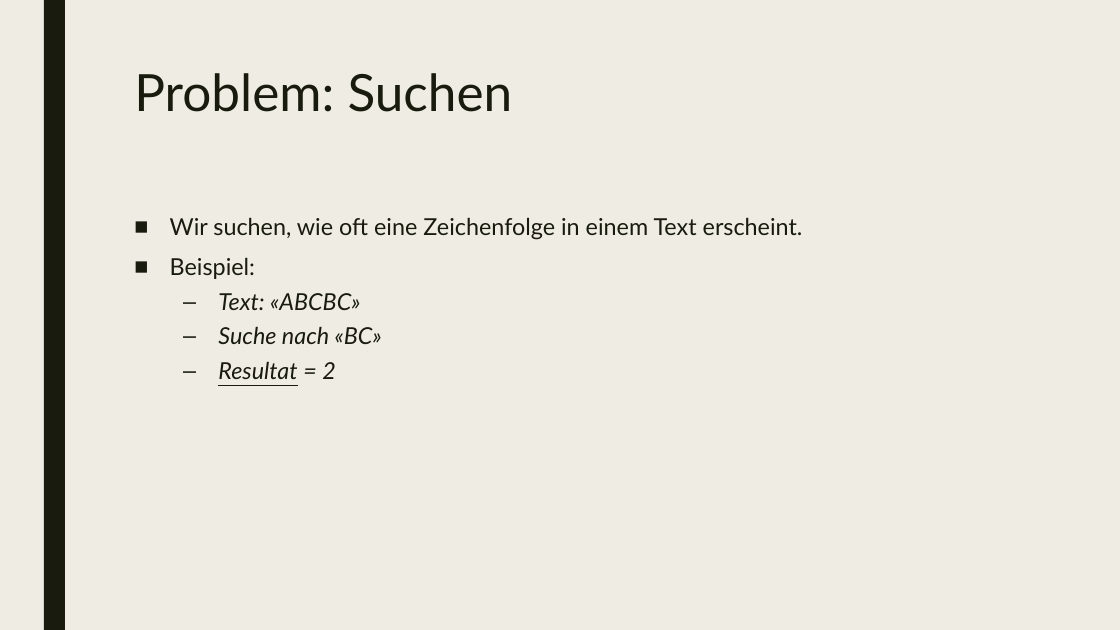
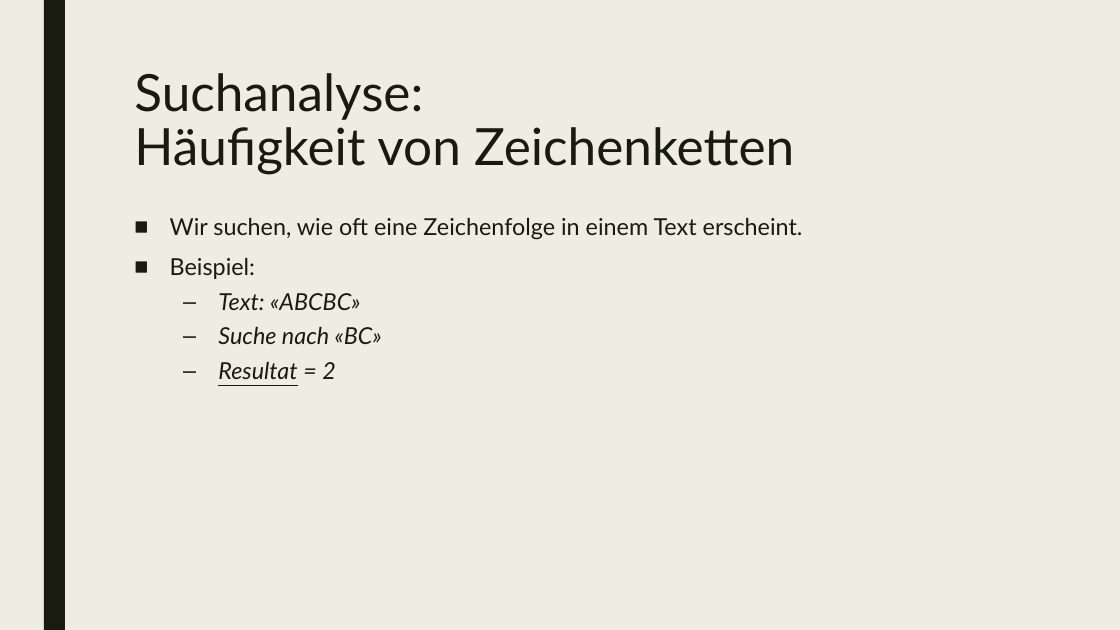
Before and after one commit to TIATIP-24-A-a/TUBI_PEFI_MAUN_Suchen, a slide deck: slide 3 of Suchen_Präsi.pptx (slide 2 before the commit). Drawn at 1120x630 pixels with LibreOffice and Linux fonts; fonts in the diff are those of the drawing. Boxes give left, top, right and bottom in pixels: in the first picture for what was removed or moved away, otherwise in the second. Text is boxed around its words. In the diff, an @@ line names an element or a change of style, - is before the commit and + after.

```diff
--- a/Suchen_Präsi.pptx
+++ b/Suchen_Präsi.pptx
@@ title at (134,73,794,175): text changed @@
-Problem: Suchen
+Suchanalyse:
+Häufigkeit von Zeichenketten
```
Also in this commit, not shown: 1 other slide changed, 4 slides added, 1 slide removed.
